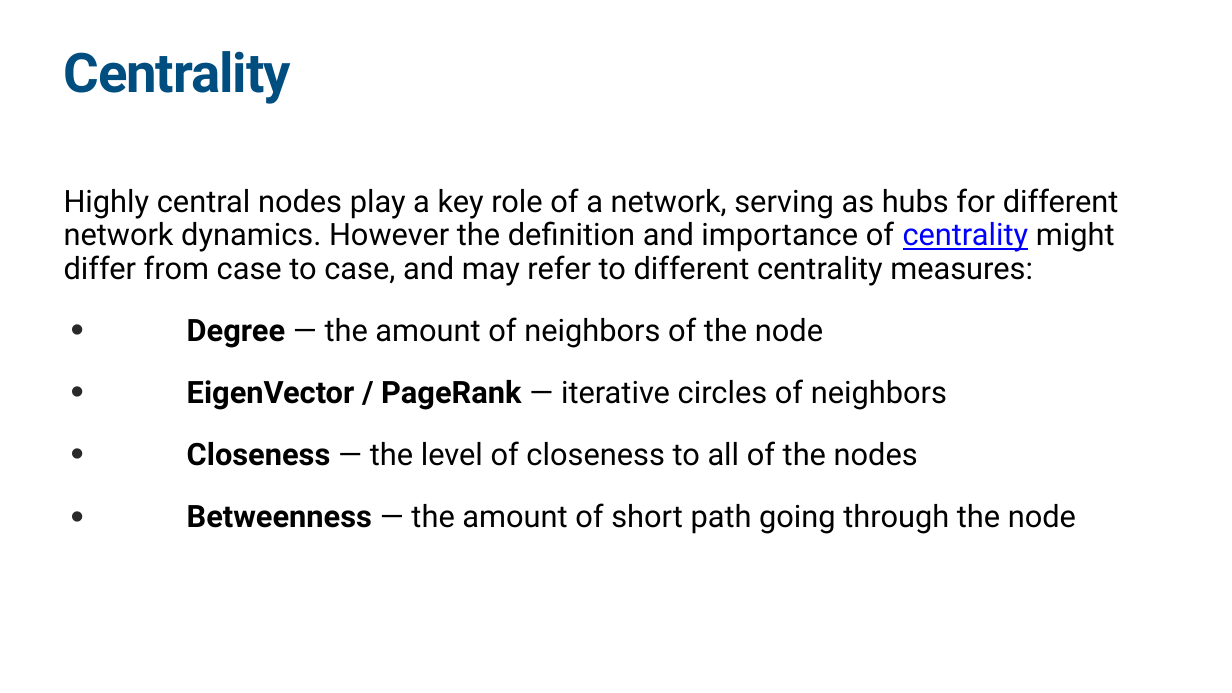
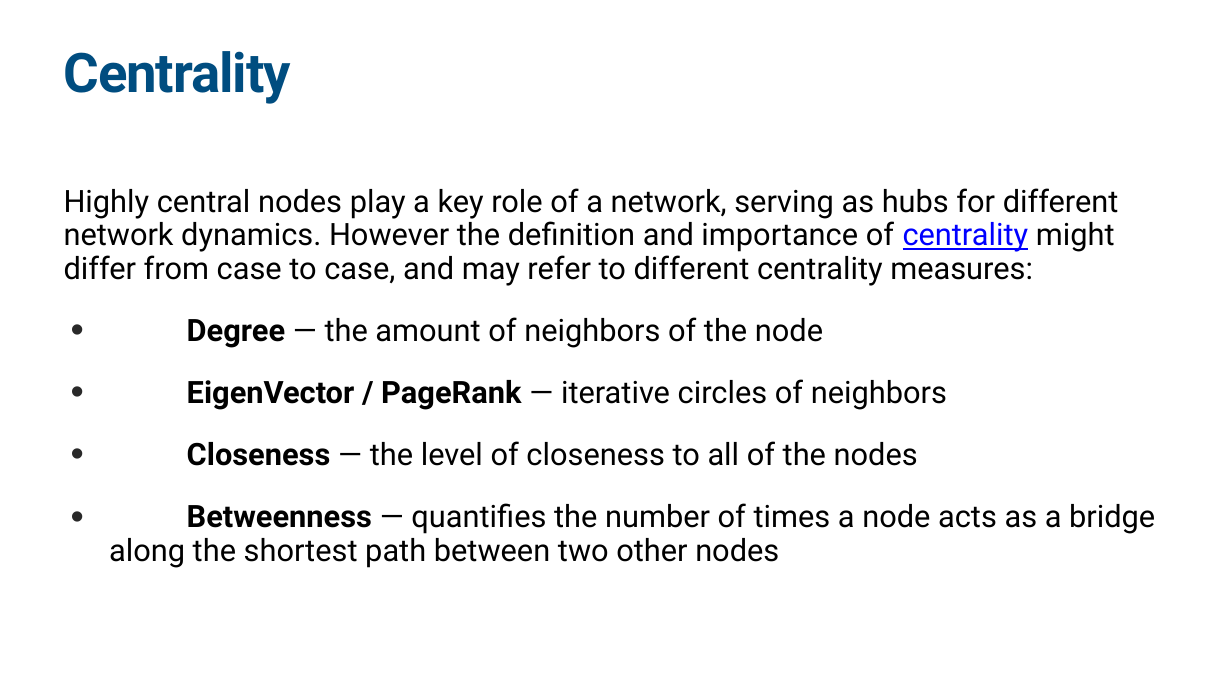
Before and after one commit to sfong8/networkX, a slide deck: slide 8 of Network_shareSession.pptx. Drawn at 1232x693 pixels with LibreOffice and Linux fonts; fonts in the diff are those of the drawing. Boxes give left, top, right and bottom in pixels: in the first picture for what was removed or moved away, otherwise in the second. Text is boxed around its words. In the diff, an @@ line names an element or a change of style, - is before the commit and + after.

```diff
--- a/Network_shareSession.pptx
+++ b/Network_shareSession.pptx
@@ text at (x1=109, y1=503, x2=1155, y2=568): text changed @@
-• Betweenness — the amount of short path going through the node
+• Betweenness — quantifies the number of times a node acts as a bridge along the shortest path between two other nodes
```
Also in this commit, not shown: 2 other slides changed, 11 slides added, 4 slides removed, 9 other files.
